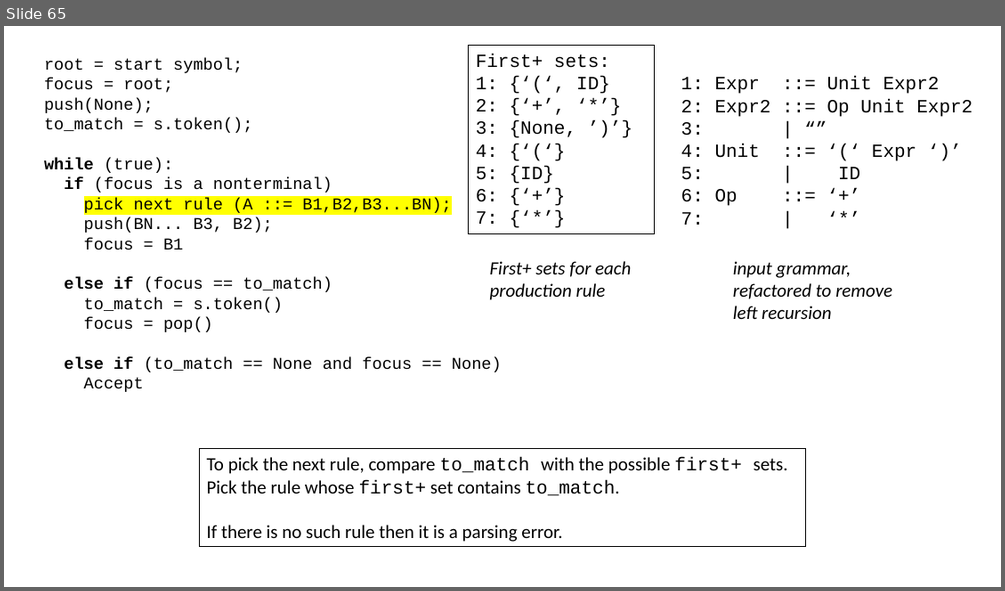
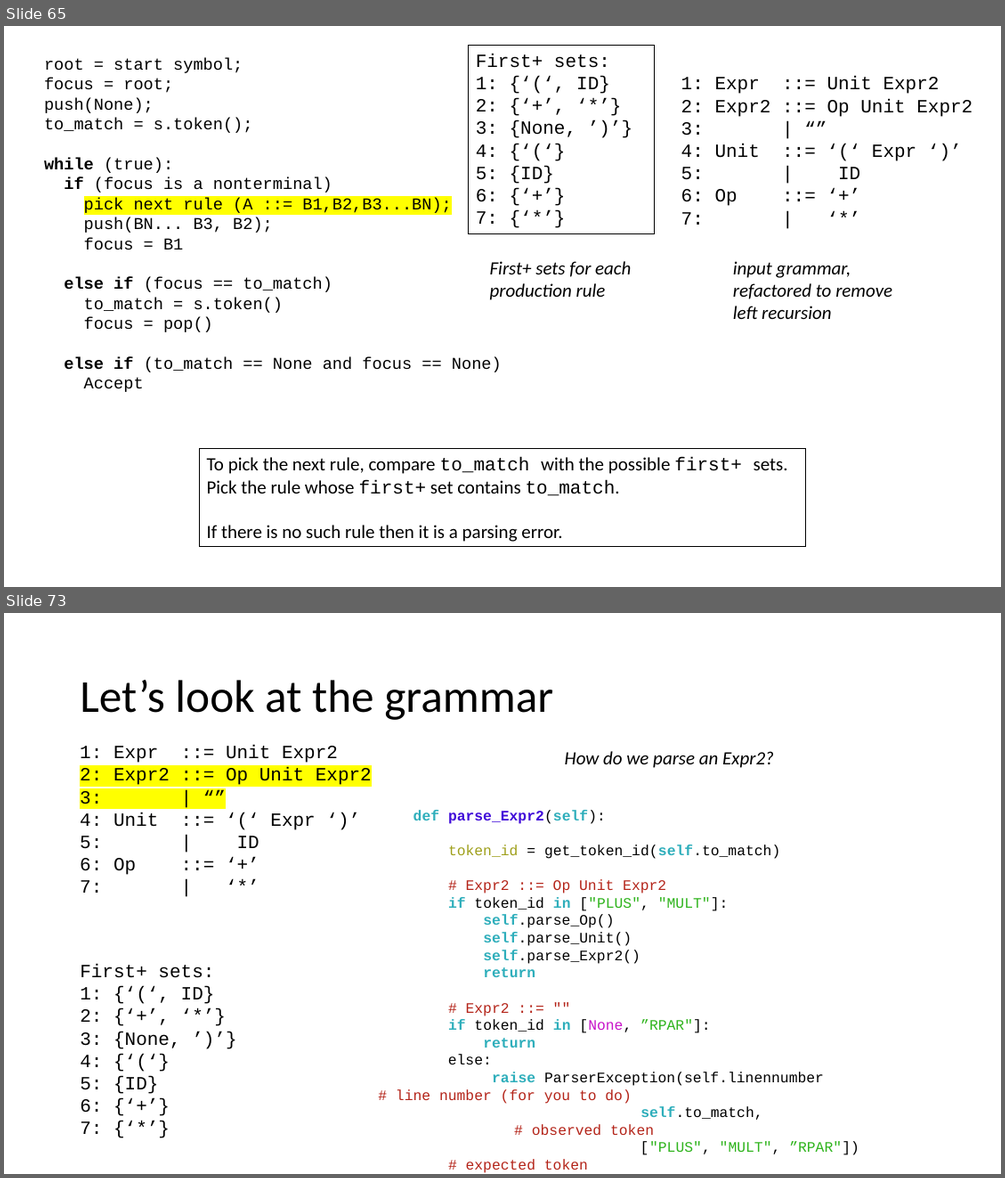
Before and after one commit to siero/CSE110A-W26, a slide deck: PDFS/C110-09-TOP-DOWN-PARSING.pptx. Shown one above the other, each under a label of ours: slide 65 before the commit, slides 65 and 73 after it; the slides between them are not shown. The pictures are 1005x591 and 1005x1178 pixels, drawn with LibreOffice and Linux fonts; fonts in the diff are those of the drawing. Boxes give left, top, right and bottom in pixels: in the first picture for what was removed or moved away, otherwise in the second. Text is boxed around its words. In the diff, an @@ line names an element or a change of style, - is before the commit and + after.

```diff
--- a/PDFS/C110-09-TOP-DOWN-PARSING.pptx
+++ b/PDFS/C110-09-TOP-DOWN-PARSING.pptx
@@ slide 73 added at (4, 613, 1001, 1174), background #FFFFFF @@
@@ title added at (80, 680, 553, 720), 44 pt, text #000000 @@
+Let’s look at the grammar
@@ text added at (80, 745, 372, 892), 18 pt, text #000000 @@
+1: Expr ::= Unit Expr2
+2: Expr2 ::= Op Unit Expr2
+3: | “”
+4: Unit ::= ‘(‘ Expr ‘)’
+5: | ID
+6: Op ::= ‘+’
+7: | ‘*’
@@ text added at (565, 751, 774, 768), 18 pt, text #000000, italic @@
+How do we parse an Expr2?
@@ text added at (396, 810, 824, 1135), 14 pt, text #000000 @@
+def parse_Expr2(self):
+token_id = get_token_id(self.to_match)
+# Expr2 ::= Op Unit Expr2
+if token_id in ["PLUS", "MULT"]:
+self.parse_Op()
+self.parse_Unit()
+self.parse_Expr2()
+return
+# Expr2 ::= ""
+if token_id in [None, ”RPAR"]:
+return
+else:
+raise ParserException(self.linennumber # line number (for you to do)
+self.to_match, # observed token
+["PLUS", "MULT", ”RPAR"]) # expected token
@@ text added at (80, 964, 215, 1134), 18 pt, text #000000 @@
+First+ sets:
+1: {‘(‘, ID}
+2: {‘+’, ‘*’}
+3: {None, ’)’}
+4: {‘(‘}
+5: {ID}
+6: {‘+’}
+7: {‘*’}
```
Also in this commit, not shown: 1 slide changed, 13 other slides added, 1 other file.
